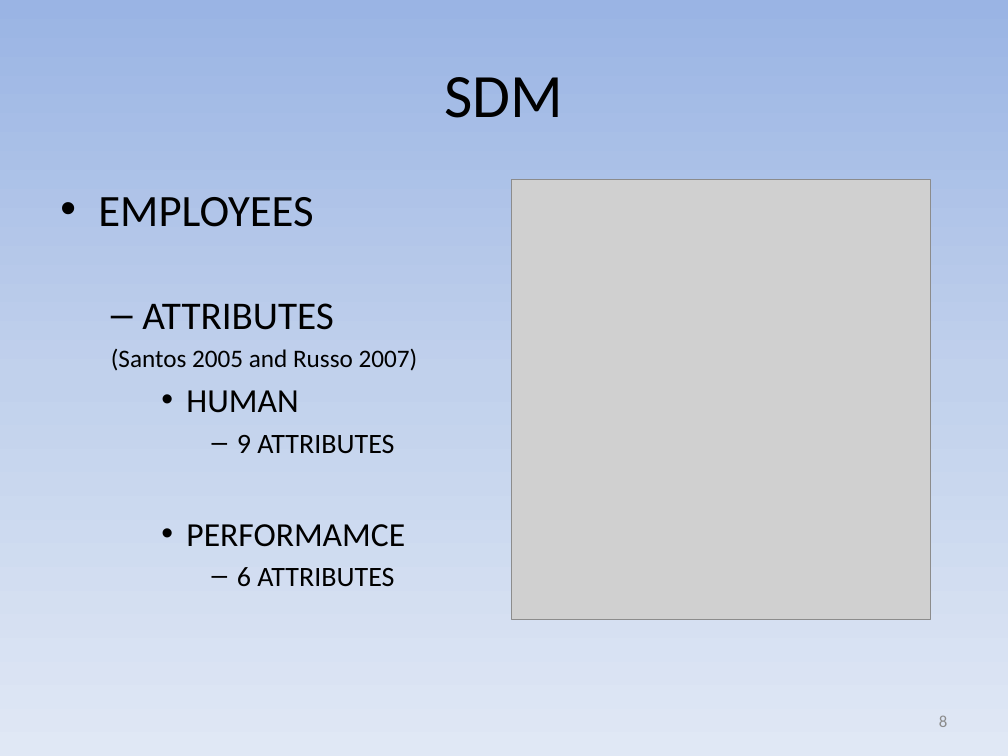
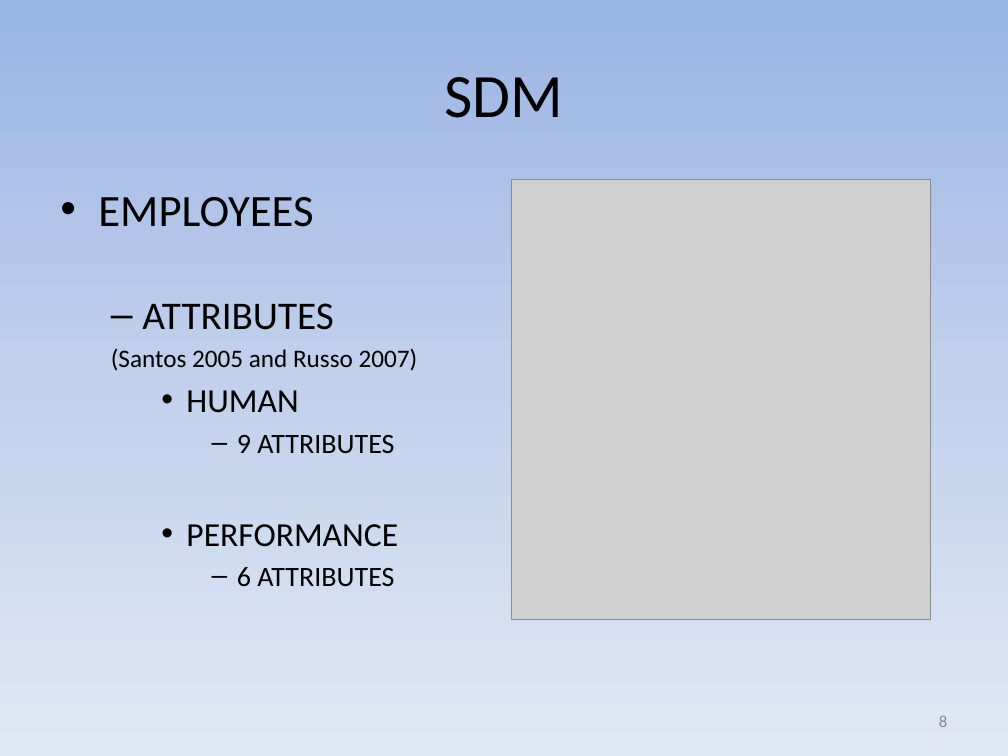
Before and after one commit to gems-uff/sdm, a slide deck: slide 8 of docs/Apresentação/SDM - Apresentação SBGames.pptx. Drawn at 1008x756 pixels with LibreOffice and Linux fonts; fonts in the diff are those of the drawing; grey boxes stand for pictures. Boxes give left, top, right and bottom in pixels: in the first picture for what was removed or moved away, otherwise in the second. Text is boxed around its words. In the diff, an @@ line names an element or a change of style, - is before the commit and + after.

```diff
--- a/docs/Apresentação/SDM - Apresentação SBGames.pptx
+++ b/docs/Apresentação/SDM - Apresentação SBGames.pptx
@@ text at [186, 524, 398, 547]: text changed @@
-    • PERFORMAMCE
+    • PERFORMANCE
```
Also in this commit, not shown: 7 other slides changed, 6 slides added.
